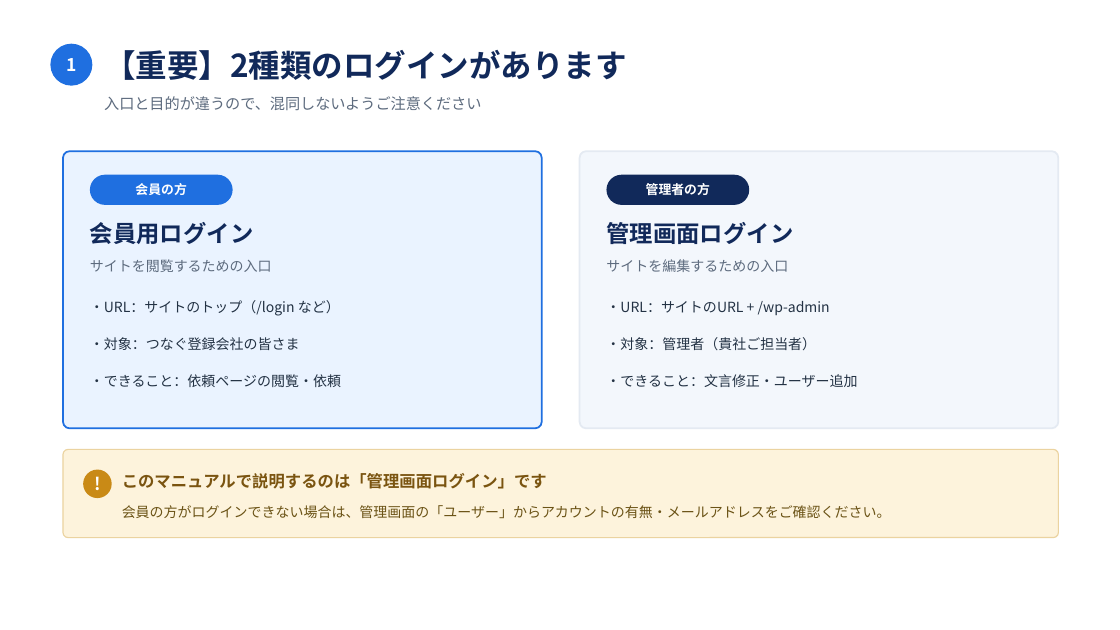
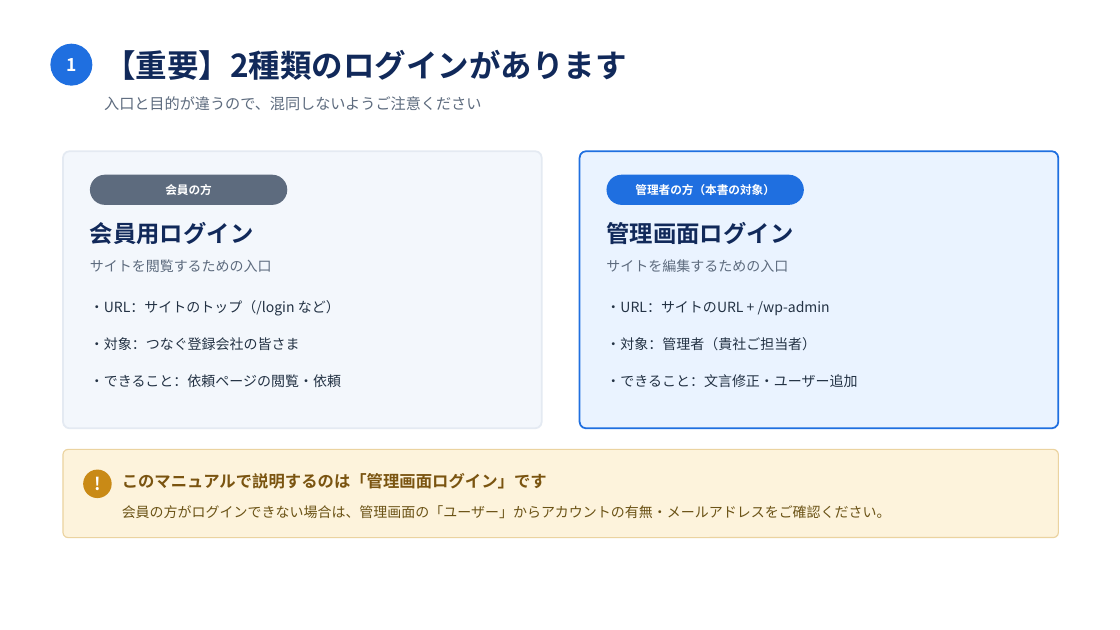
Before and after one commit to tagukichi/tsunagu, a slide deck: slide 7 of docs/manual/つなぐ依頼ページ_運用マニュアル.pptx. Drawn at 1120x630 pixels with LibreOffice and Linux fonts; fonts in the diff are those of the drawing. Boxes give left, top, right and bottom in pixels: in the first picture for what was removed or moved away, otherwise in the second. Text is boxed around its words. In the diff, an @@ line names an element or a change of style, - is before the commit and + after.

```diff
--- a/docs/manual/つなぐ依頼ページ_運用マニュアル.pptx
+++ b/docs/manual/つなぐ依頼ページ_運用マニュアル.pptx
@@ rounded rectangle at [63, 151, 542, 429]: fill #EAF3FF to #F3F7FC; outline #1F6FE0 1.5 pt to #E4EAF2 1.5 pt @@
@@ text "会員の方" at [165, 184, 212, 195]: size 11 to 10 pt @@
@@ rounded rectangle: place and size @@
-rounded rectangle at [90, 175, 233, 205]
+rounded rectangle at [90, 175, 287, 205]
@@ rounded rectangle at [90, 175, 287, 205]: fill #1F6FE0 to #5D6B7E @@
@@ rounded rectangle at [580, 151, 1059, 429]: fill #F3F7FC to #EAF3FF; outline #E4EAF2 1.5 pt to #1F6FE0 1.5 pt @@
@@ rounded rectangle: place and size @@
-rounded rectangle at [607, 175, 749, 205]
+rounded rectangle at [607, 175, 804, 205]
@@ rounded rectangle at [607, 175, 804, 205]: fill #11295A to #1F6FE0 @@
@@ text at [635, 184, 775, 195]: text changed; size 11 to 10 pt @@
-管理者の方
+管理者の方（本書の対象）
```
Also in this commit, not shown: 6 other slides changed, 1 other file.
